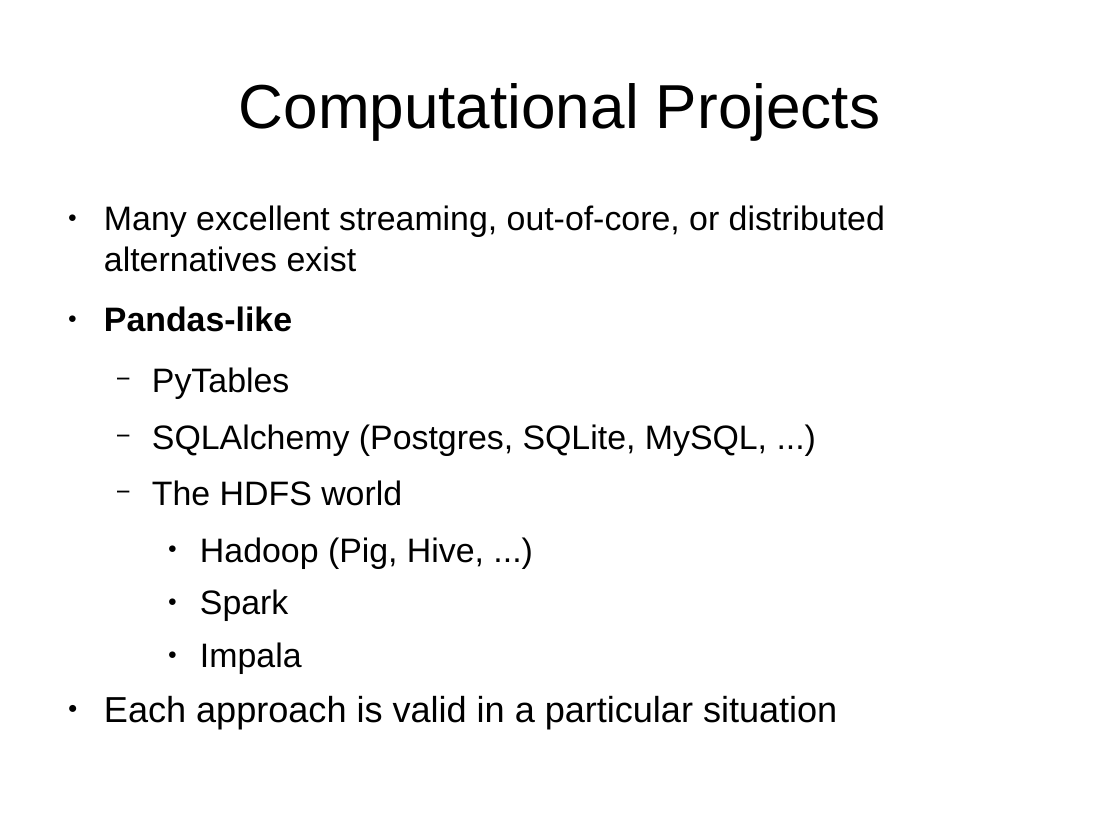
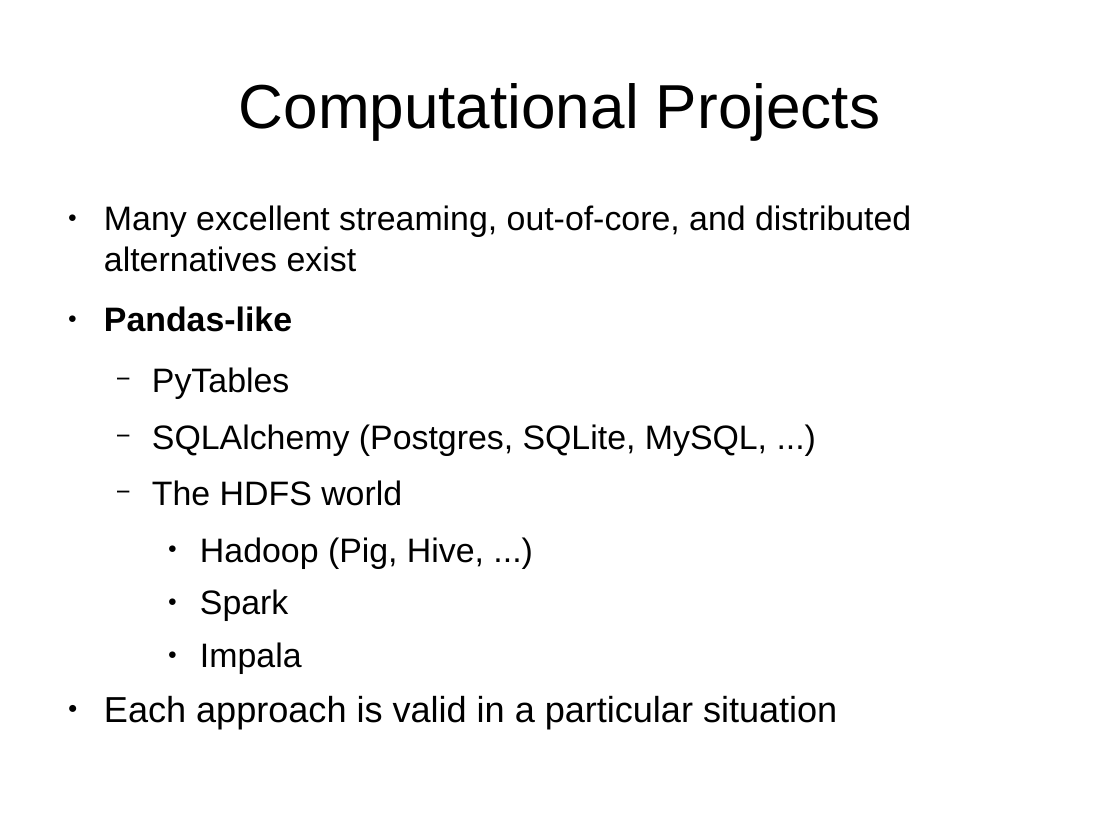
Before and after one commit to mrocklin/blaze-scipy-2014, a slide deck: slide 6 of SciPy2014Blaze.odp. Drawn at 1120x840 pixels with LibreOffice and Linux fonts; fonts in the diff are those of the drawing; background and template pictures are left out. Boxes give left, top, right and bottom in pixels: in the first picture for what was removed or moved away, otherwise in the second. Text is boxed around its words. In the diff, an @@ line names an element or a change of style, - is before the commit and + after.

```diff
--- a/SciPy2014Blaze.odp
+++ b/SciPy2014Blaze.odp
@@ text at <box>104,205,911,272</box>: text changed @@
-● Many excellent streaming, out-of-core, or distributed alternatives exist
+● Many excellent streaming, out-of-core, and distributed alternatives exist
```
Also in this commit, not shown: 7 other slides changed, 3 slides added.
